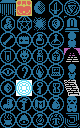
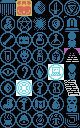
Comparing the layer stacks of the two 80px x 128px images. Changes:
renamed "Layer 13" to "Layer 14", painted on it over [left=48, top=64, right=64, bottom=80]
